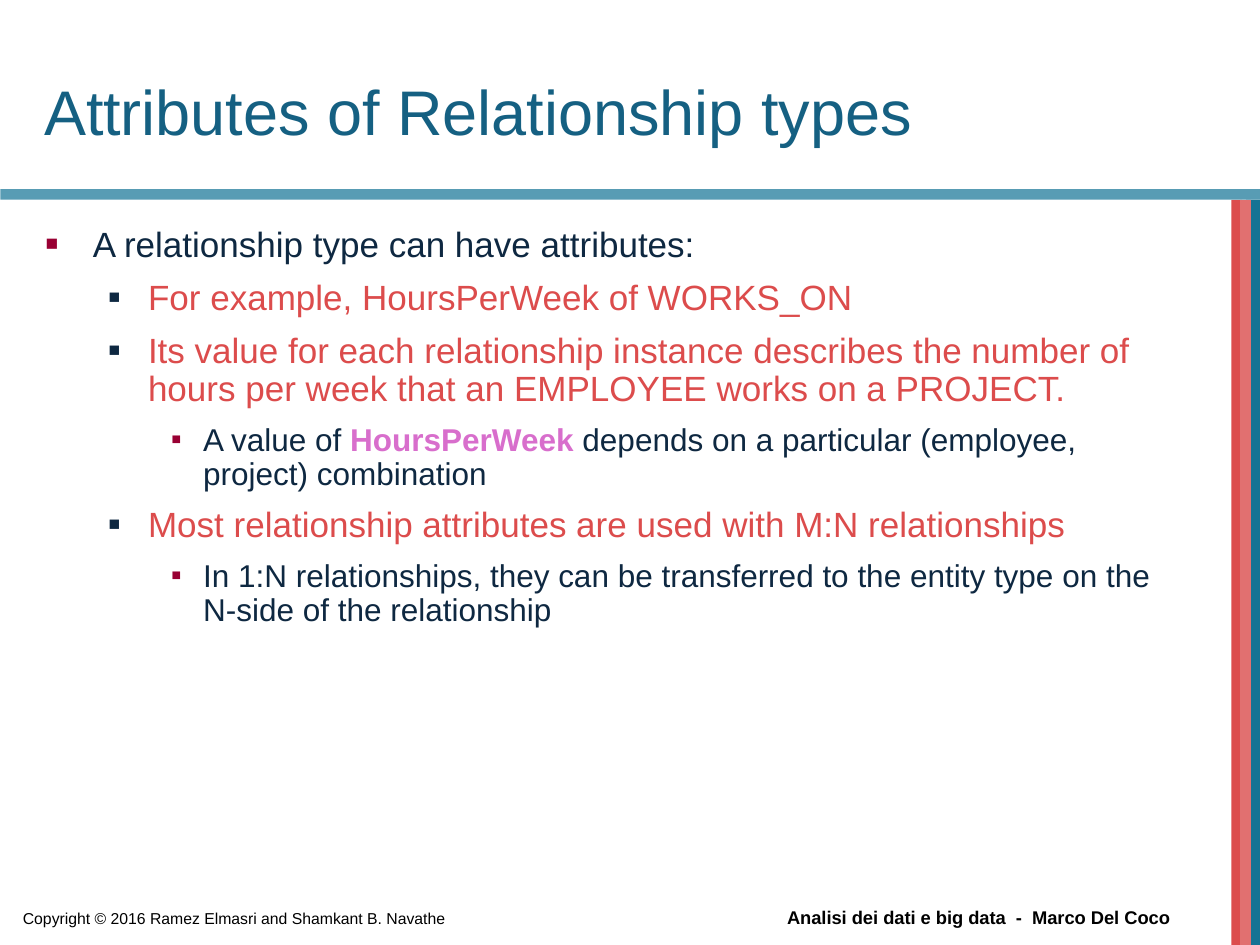
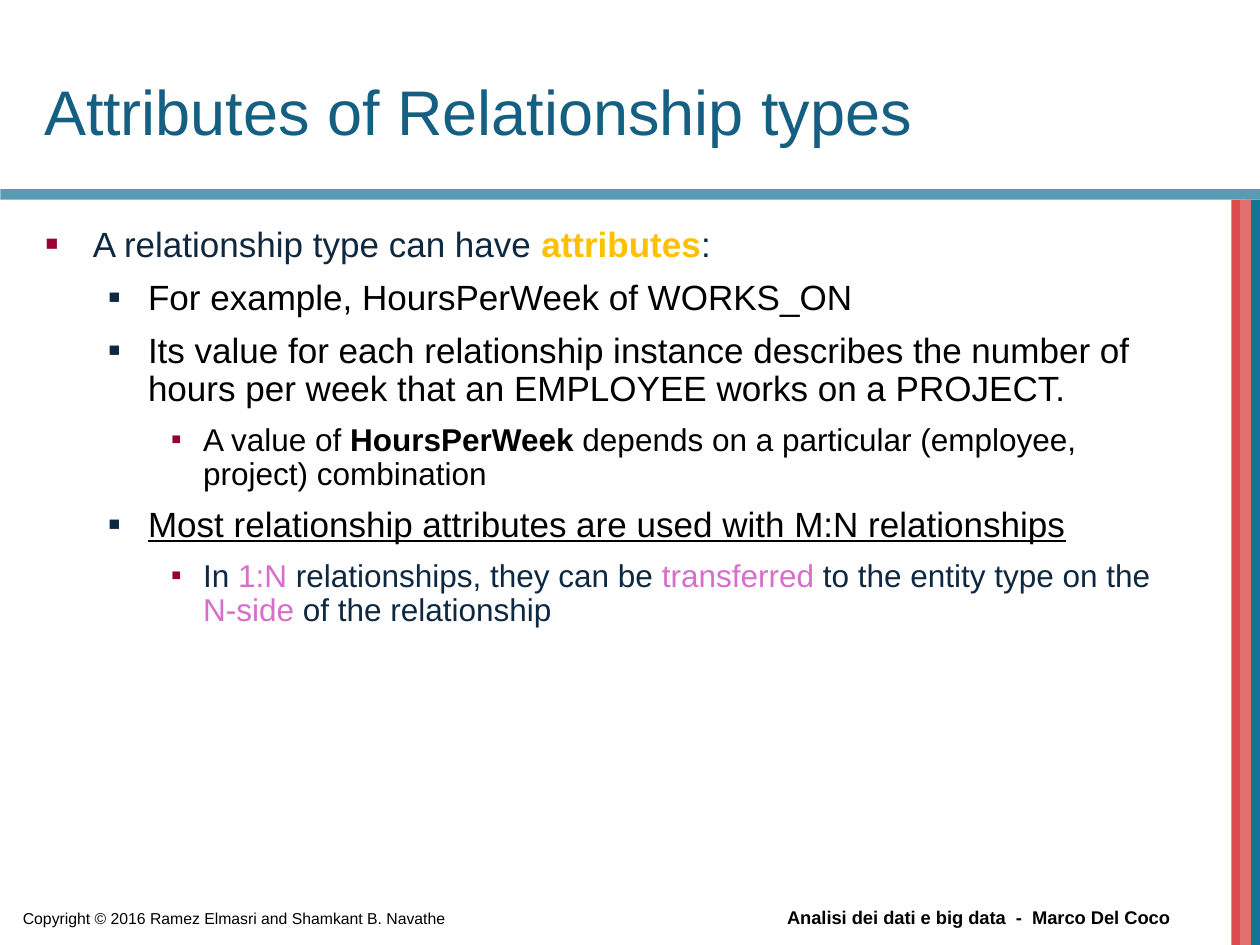
Before and after one commit to beppe2hd/AnalisiDati_BigData, a slide deck: slide 42 of materials/Chapter03.pptx. Drawn at 1260x945 pixels with LibreOffice and Linux fonts; fonts in the diff are those of the drawing; background and template pictures are left out. Boxes give left, top, right and bottom in pixels: in the first picture for what was removed or moved away, otherwise in the second. Text is boxed around its words. In the diff, an @@ line names an element or a change of style, - is before the commit and + after.

```diff
--- a/materials/Chapter03.pptx
+++ b/materials/Chapter03.pptx
@@ text "A relationship type can have ..." at [93,231,1150,627]: text colour #0E2841 to #FFC000, bold on in "attributes:"; text colour #DC4C4C to #000000 in "For example, HoursPerWeek of WORKS_ON", "Its value for each relationship instance describes ...", "Most relationship attributes are used with M:N ..."; text colour #0E2841 to #000000 in "A value of depends on a particular ..."; text colour #D86ECC to #000000 in "HoursPerWeek"; underline on in "Most relationship attributes are used with M:N ..."; text colour #0E2841 to #D86ECC in "1:N transferred N-side" @@
```
Also in this commit, not shown: 3 other slides changed, 1 slide added, 1 other file.
